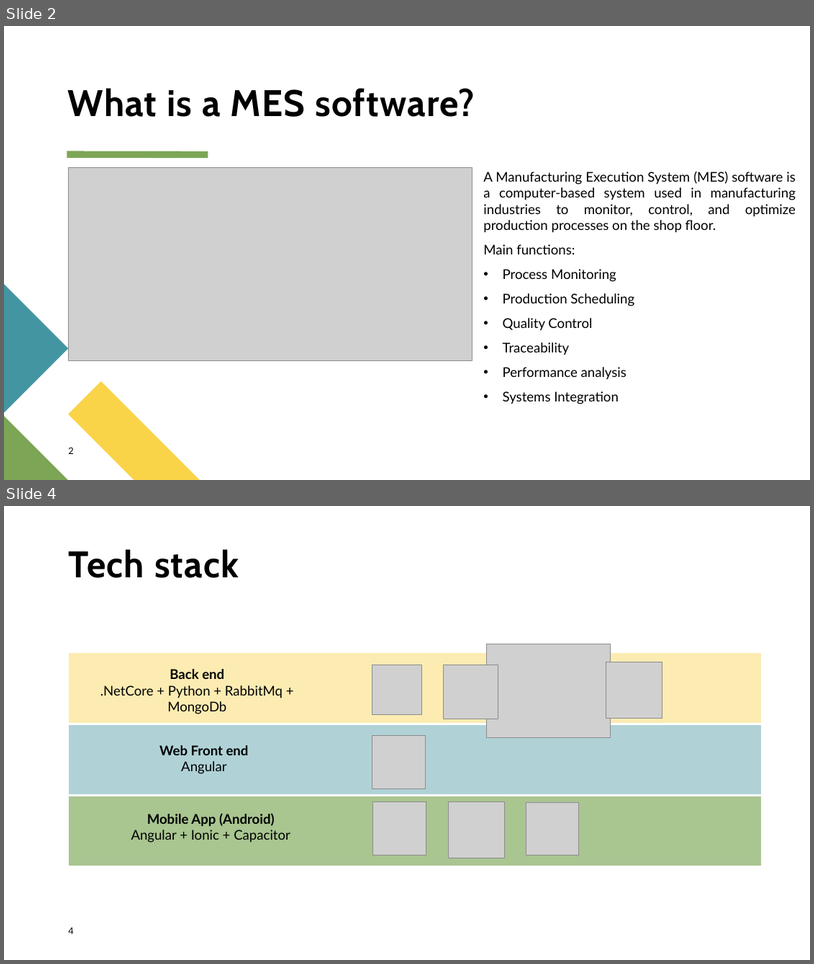
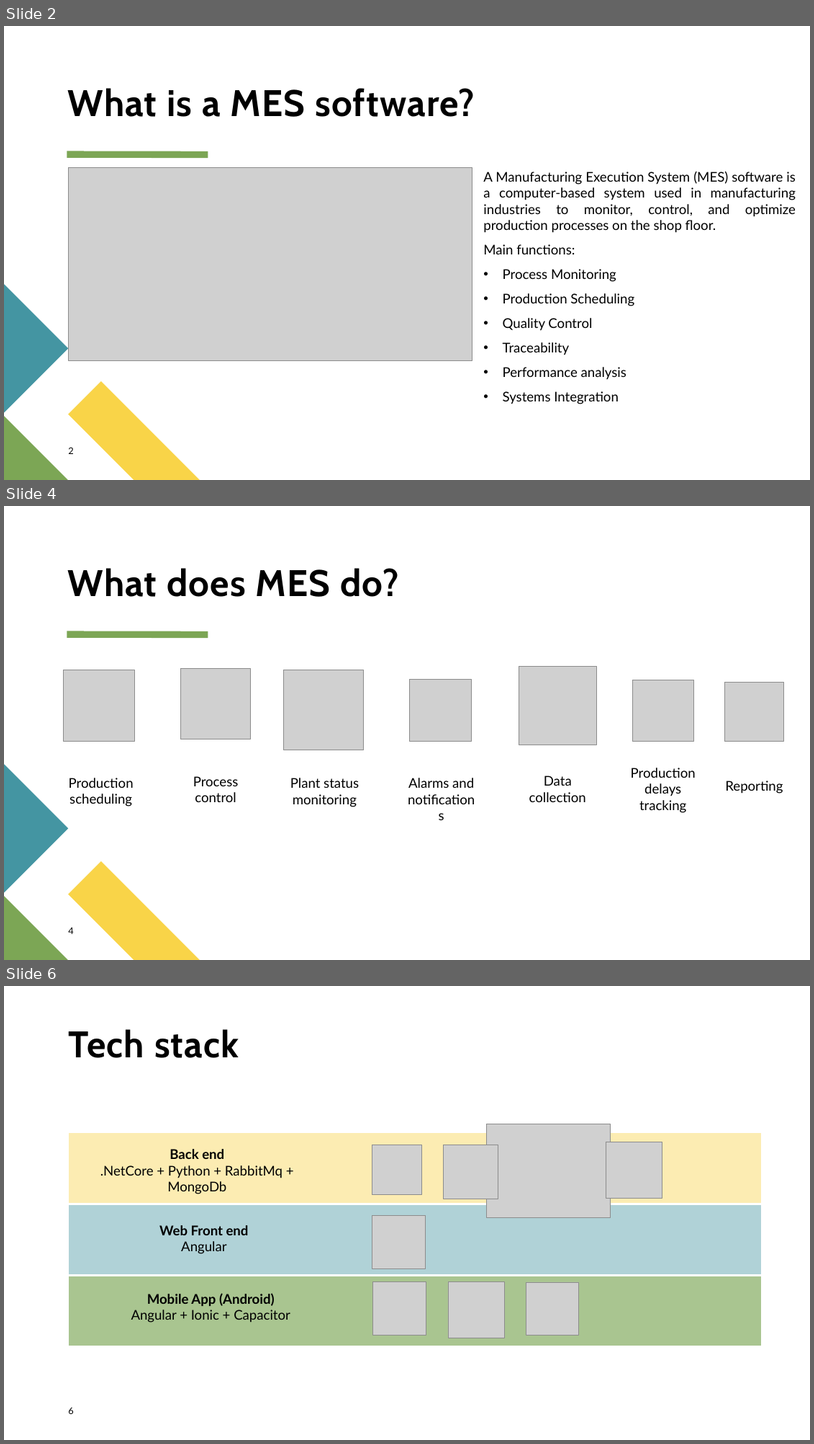
Before and after one commit to Masenello/personal, a slide deck: assets/files/Projects/mes/mes.pptx. Shown one above the other, each under a label of ours: slides 2 and 4 before the commit, slides 2, 4 and 6 after it; the slides between them are not shown. The pictures are 814x964 and 814x1444 pixels, drawn with LibreOffice and Linux fonts; fonts in the diff are those of the drawing; grey boxes stand for pictures. Boxes give left, top, right and bottom in pixels: in the first picture for what was removed or moved away, otherwise in the second. Text is boxed around its words. In the diff, an @@ line names an element or a change of style, - is before the commit and + after.

```diff
--- a/assets/files/Projects/mes/mes.pptx
+++ b/assets/files/Projects/mes/mes.pptx
@@ slide 4 added at (x1=4, y1=506, x2=810, y2=960), background #FFFFFF; not listed: 4 template elements that a slide beside it also shows @@
@@ title added at (x1=68, y1=568, x2=399, y2=597), 44 pt, text #000000, bold @@
+What does MES do?
@@ picture added at (x1=63, y1=670, x2=134, y2=741) @@
@@ picture added at (x1=180, y1=669, x2=251, y2=739) @@
@@ picture added at (x1=283, y1=670, x2=363, y2=750) @@
@@ picture added at (x1=519, y1=667, x2=597, y2=744) @@
@@ picture added at (x1=410, y1=679, x2=472, y2=741) @@
@@ picture added at (x1=633, y1=680, x2=694, y2=741) @@
@@ picture added at (x1=725, y1=682, x2=784, y2=741) @@
@@ text added at (x1=69, y1=777, x2=134, y2=806), 16 pt, text #000000 @@
+Production scheduling
@@ text added at (x1=193, y1=776, x2=239, y2=802), 16 pt, text #000000 @@
+Process control
@@ text added at (x1=291, y1=777, x2=359, y2=807), 16 pt, text #000000 @@
+Plant status monitoring
@@ text added at (x1=409, y1=777, x2=474, y2=788), 16 pt, text #000000 @@
+Alarms and notifications
@@ text added at (x1=530, y1=775, x2=586, y2=802), 16 pt, text #000000 @@
+Data collection
@@ text added at (x1=631, y1=767, x2=696, y2=813), 16 pt, text #000000 @@
+Production delays tracking
@@ text added at (x1=725, y1=780, x2=783, y2=793), 16 pt, text #000000 @@
+Reporting
@@ page number added at (x1=68, y1=926, x2=73, y2=934), 11 pt, text #000000 @@
+4
@@ what was slide 4 is now slide 6 @@
@@ page number at (x1=68, y1=1406, x2=73, y2=1414): text changed @@
-4
+6
```
Also in this commit, not shown: 1 slide changed, 1 other slide added, 6 other files.
